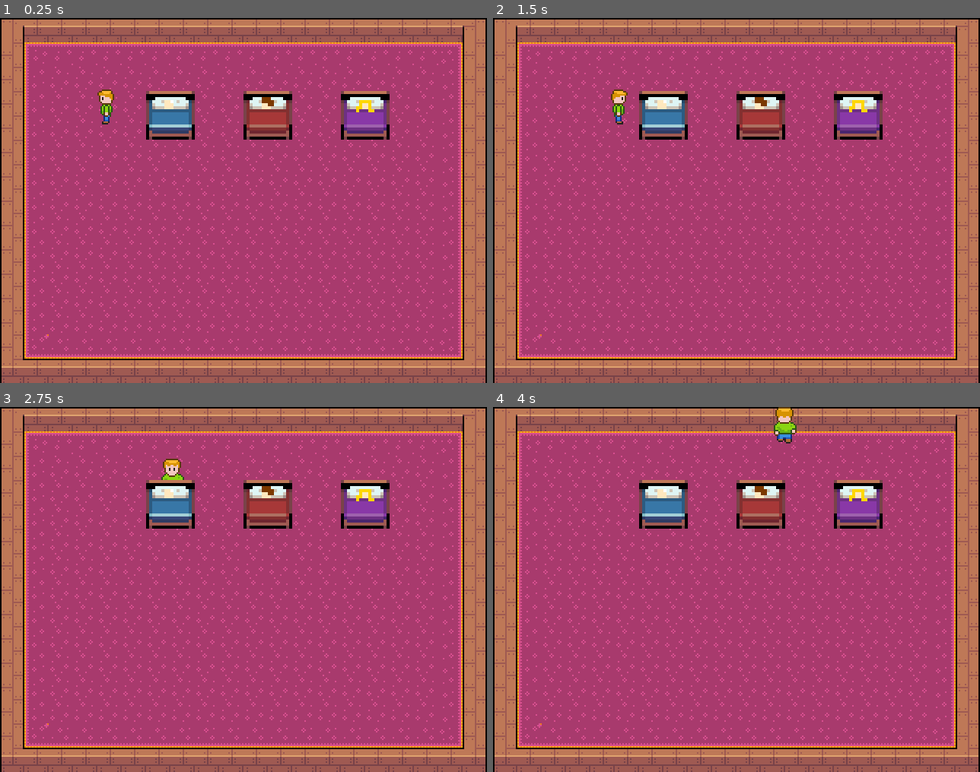
Above: before the commit, frames 1-4 (two rows, left to right).
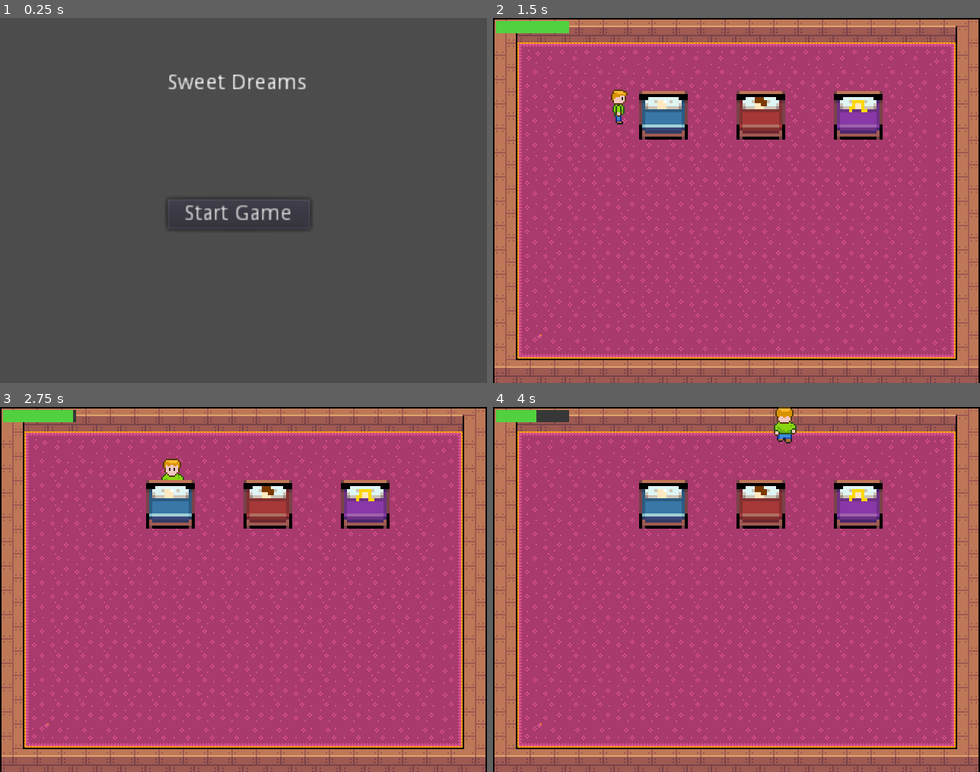
Above: after the commit, the same moments.

Repository: BeardedBry/sweet-dreams
Game: Godot game, scene res://ui/StartScreen.tscn
Two runs of this game, one before a commit and one after it. Both use one fixed random seed, a clock stepped at 60 frames per second and the inputs below. Before the commit the project starts from res://World.tscn.
Inputs (mouse positions are in pixels of both pictures, inside the frame that each line leads up to):
- Up to frame 1 (0.25 s): no input
- Up to frame 2 (1.5 s): click (731, 215) at 0.5 s, where only the run after the commit has a clickable "Start Game"; tap Enter at 1.25 s; hold Right (ui_right) from 1.28 s (still down)
- Up to frame 3 (2.75 s): release Right (ui_right) at 2.03 s; hold Down (ui_down) from 2.03 s (still down)
- Up to frame 4 (4 s): release Down (ui_down) at 2.78 s; hold Right (ui_right) 2.78-3.53 s; hold Up (ui_up) from 3.53 s (still down)

The runs differ from the first frame. In frame 1, 100% of the frame differs, in the area x 0-100%, y 0-100%; in frame 2, 0.5%; in frame 3, 0.5%; in frame 4, 0.5%.

Commit message:
feat: add health, start screen, and game over screen

Diff:
--- a/Sleeper.gd
+++ b/Sleeper.gd
@@ -34,6 +34,10 @@
 
 
 func _update_stage(amount: int) -> void:
+	if _stage == Globals.SleepStage.AWAKE and amount <= 0:
+		return
+	elif _stage == Globals.SleepStage.DEAD:
+		return
 	_stage += amount
 	_sleep_health = max_sleep_health / 2.0
 	if _stage == Globals.SleepStage.AWAKE:
--- a/World.gd
+++ b/World.gd
@@ -1,14 +1,16 @@
 extends Node2D
 
 onready var y_sort = $YSort
+onready var health_progress = $HealthBar/HealthProgress
 var _increment_timer = Timer.new()
 var _health = 100
 
 
 func _ready() -> void:
+	health_progress.value = _health
 	# Timer setup.
 	_increment_timer.connect("timeout", self, "_increment")
-	_increment_timer.wait_time = 2.0
+	_increment_timer.wait_time = 0.10
 	_increment_timer.one_shot = false
 	add_child(_increment_timer)
 	_increment_timer.start()
@@ -20,3 +22,7 @@
 			var stage = child.wake()
 			if stage in [Globals.SleepStage.AWAKE, Globals.SleepStage.DEAD]:
 				_health -= 1
+		health_progress.value = _health
+		if _health <= 0:
+			# warning-ignore:return_value_discarded
+			get_tree().change_scene("res://ui/GameOver.tscn")
--- a/World.tscn
+++ b/World.tscn
@@ -1,9 +1,11 @@
-[gd_scene load_steps=10 format=2]
+[gd_scene load_steps=12 format=2]
 
 [ext_resource path="res://assets/all_in_one.png" type="Texture" id=1]
 [ext_resource path="res://Player.tscn" type="PackedScene" id=2]
 [ext_resource path="res://World.gd" type="Script" id=3]
 [ext_resource path="res://Sleeper.tscn" type="PackedScene" id=4]
+[ext_resource path="res://assets/health-progress.png" type="Texture" id=5]
+[ext_resource path="res://assets/health-under.png" type="Texture" id=6]
 
 [sub_resource type="TileSet" id=1]
 0/name = "all_in_one.png 0"
@@ -42,6 +44,18 @@
 
 [node name="World" type="Node2D"]
 script = ExtResource( 3 )
+
+[node name="HealthBar" type="Node2D" parent="."]
+position = Vector2( 1, 1 )
+scale = Vector2( 0.5, 0.5 )
+z_index = 1
+
+[node name="HealthProgress" type="TextureProgress" parent="HealthBar"]
+margin_right = 40.0
+margin_bottom = 40.0
+texture_under = ExtResource( 6 )
+texture_progress = ExtResource( 5 )
+tint_progress = Color( 0.32549, 0.823529, 0.254902, 1 )
 
 [node name="TileMap" type="TileMap" parent="."]
 tile_set = SubResource( 1 )
--- a/project.godot
+++ b/project.godot
@@ -11,7 +11,7 @@
 [application]
 
 config/name="Sweet Dreams"
-run/main_scene="res://World.tscn"
+run/main_scene="res://ui/StartScreen.tscn"
 
 [autoload]
 
--- /dev/null
+++ b/ui/BackToStartButton.gd
@@ -0,0 +1,6 @@
+extends Button
+
+
+func _on_BackToStartButton_pressed() -> void:
+	# warning-ignore:return_value_discarded
+	get_tree().change_scene("res://ui/StartScreen.tscn")
--- /dev/null
+++ b/ui/GameOver.tscn
@@ -0,0 +1,27 @@
+[gd_scene load_steps=2 format=2]
+
+[ext_resource path="res://ui/BackToStartButton.gd" type="Script" id=1]
+
+[node name="Control" type="Control"]
+anchor_right = 1.0
+anchor_bottom = 1.0
+
+[node name="Node2D" type="Node2D" parent="."]
+position = Vector2( 154, 112 )
+
+[node name="Label" type="Label" parent="Node2D"]
+margin_left = -35.0
+margin_top = -22.0
+margin_right = 38.0
+margin_bottom = -8.0
+text = "Game Over"
+
+[node name="BackToStartButton" type="Button" parent="Node2D"]
+margin_left = -44.0
+margin_top = 7.0
+margin_right = 50.0
+margin_bottom = 27.0
+text = "Back To Start"
+script = ExtResource( 1 )
+
+[connection signal="pressed" from="Node2D/BackToStartButton" to="Node2D/BackToStartButton" method="_on_BackToStartButton_pressed"]
--- /dev/null
+++ b/ui/StartButton.gd
@@ -0,0 +1,7 @@
+extends Button
+
+
+
+func _on_StartButton_pressed() -> void:
+	# warning-ignore:return_value_discarded
+	get_tree().change_scene("res://World.tscn")
--- /dev/null
+++ b/ui/StartScreen.tscn
@@ -0,0 +1,27 @@
+[gd_scene load_steps=2 format=2]
+
+[ext_resource path="res://ui/StartButton.gd" type="Script" id=1]
+
+[node name="Control" type="Control"]
+anchor_right = 1.0
+anchor_bottom = 1.0
+
+[node name="Node2D" type="Node2D" parent="."]
+position = Vector2( 154, 112 )
+
+[node name="Label" type="Label" parent="Node2D"]
+margin_left = -44.0
+margin_top = -76.0
+margin_right = 48.0
+margin_bottom = -62.0
+text = "Sweet Dreams"
+
+[node name="StartButton" type="Button" parent="Node2D"]
+margin_left = -44.0
+margin_top = 7.0
+margin_right = 50.0
+margin_bottom = 27.0
+text = "Start Game"
+script = ExtResource( 1 )
+
+[connection signal="pressed" from="Node2D/StartButton" to="Node2D/StartButton" method="_on_StartButton_pressed"]
Binary file added: assets/health-over.png
Not shown, added: assets/health-over.png.import
Binary file added: assets/health-progress.png
Not shown, added: assets/health-progress.png.import
Binary file added: assets/health-under.png
Not shown, added: assets/health-under.png.import
Not shown, added: README.md
